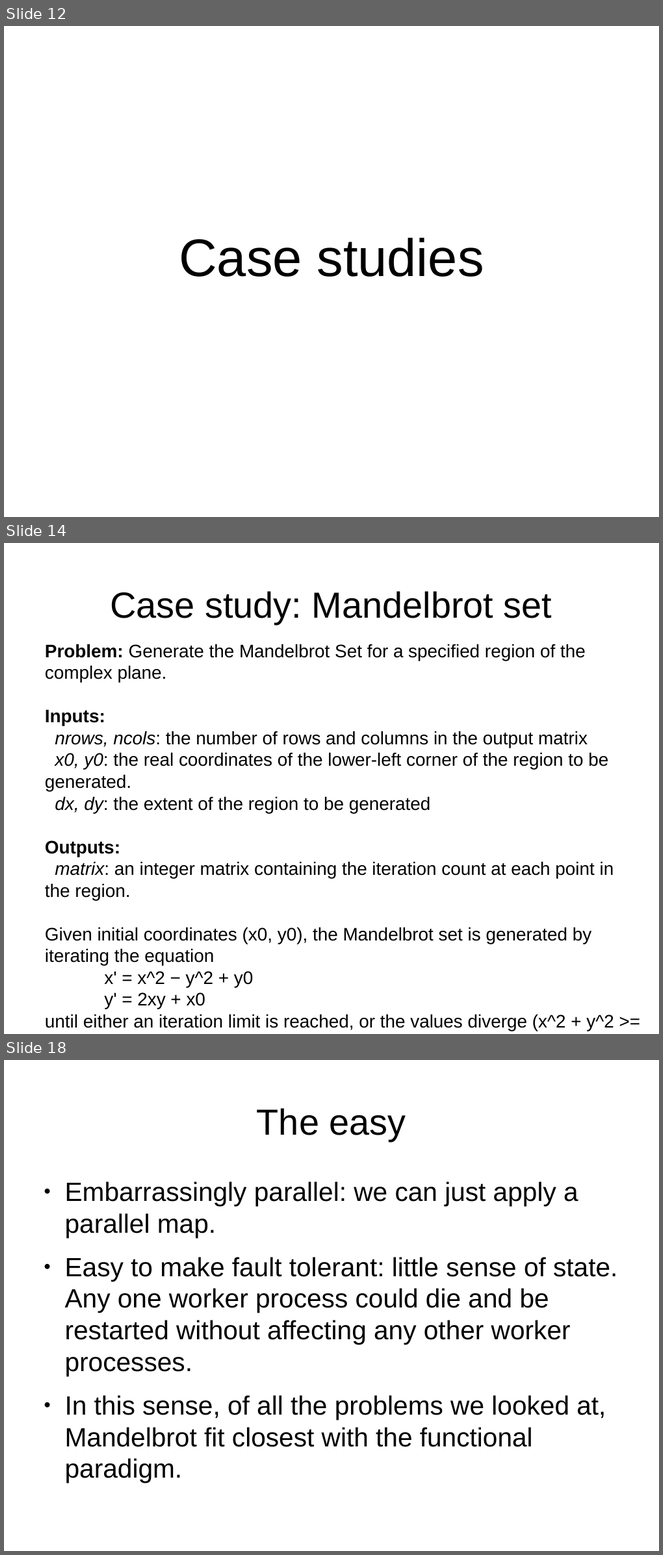
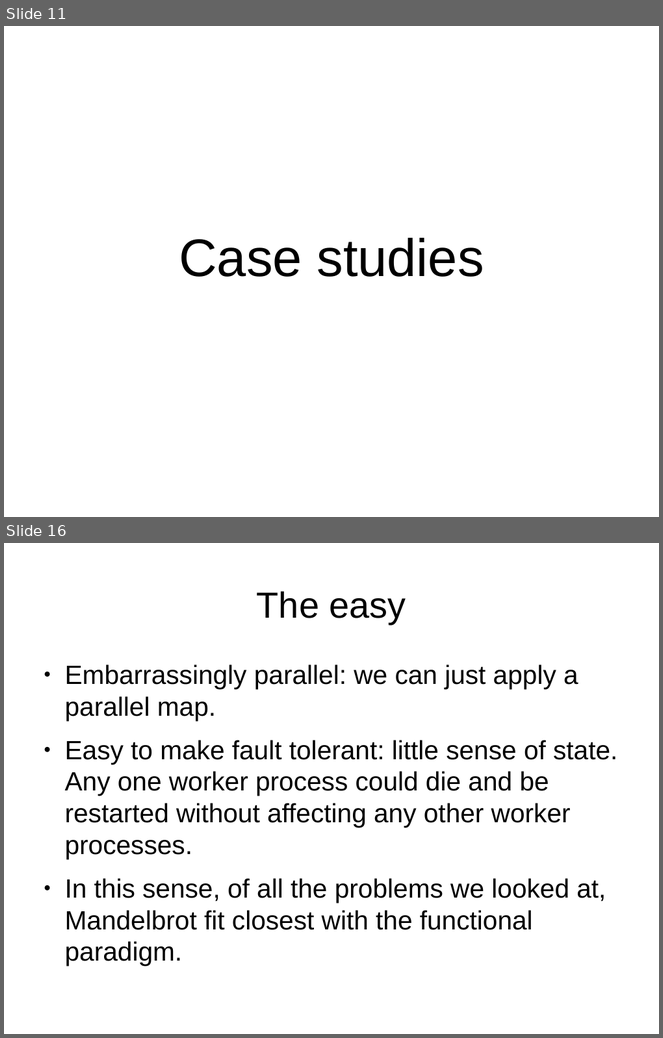
Before and after one commit to FractalDesigns/cowichan-1, a slide deck: miscellaneous/2010-12/slides.odp. Shown one above the other, each under a label of ours: slides 12, 14 and 18 before the commit, slides 11 and 16 after it; the slides between them are not shown. The pictures are 663x1555 and 663x1038 pixels, drawn with LibreOffice and Linux fonts; fonts in the diff are those of the drawing; background and template pictures are left out. Boxes give left, top, right and bottom in pixels: in the first picture for what was removed or moved away, otherwise in the second. Text is boxed around its words. In the diff, an @@ line names an element or a change of style, - is before the commit and + after.

```diff
--- a/miscellaneous/2010-12/slides.odp
+++ b/miscellaneous/2010-12/slides.odp
@@ slide 14 removed at (x1=4, y1=543, x2=659, y2=1034), background picture (left out) @@
@@ title removed at (x1=111, y1=591, x2=552, y2=624) @@
-Case study: Mandelbrot set
@@ text removed at (x1=45, y1=644, x2=614, y2=1031) @@
-Problem: Generate the Mandelbrot Set for a specified region of the complex plane.
-Inputs:
-nrows, ncols: the number of rows and columns in the output matrix
-x0, y0: the real coordinates of the lower-left corner of the region to be generated.
-dx, dy: the extent of the region to be generated
-Outputs:
-matrix: an integer matrix containing the iteration count at each point in the region.
-Given initial coordinates (x0, y0), the Mandelbrot set is generated by iterating the equation
-x' = x^2 − y^2 + y0
-y' = 2xy + x0
-until either an iteration limit is reached, or the values diverge (x^2 + y^2 >= 2).
@@ what was slide 12 is now slide 11 @@
@@ what was slide 18 is now slide 16 @@
```
Also in this commit, not shown: 10 slides changed, 3 slides added, 2 other slides removed.
